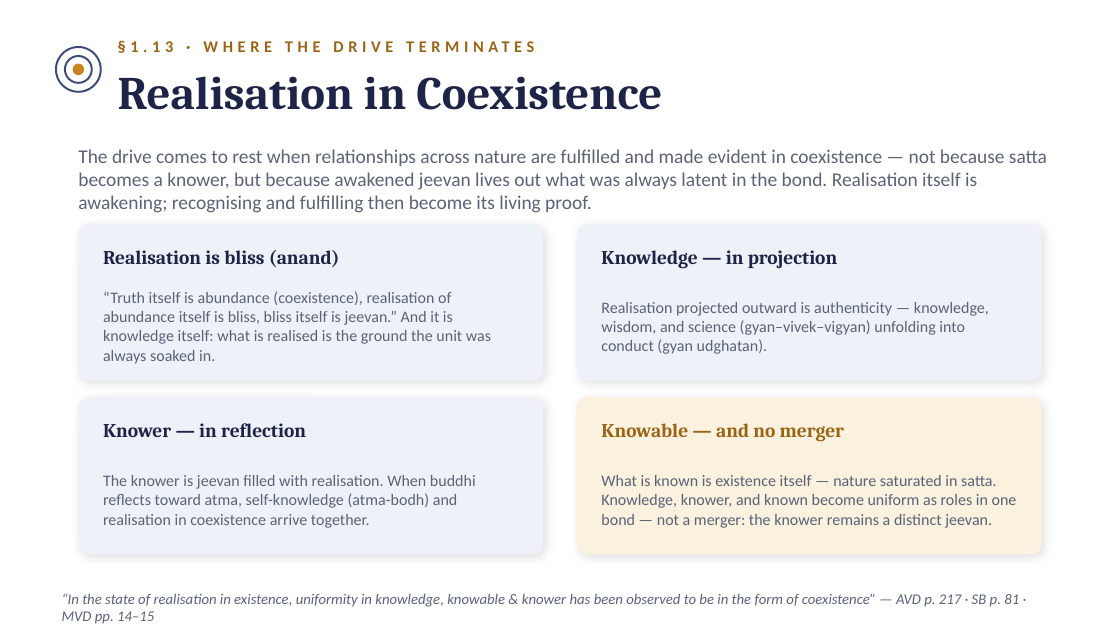
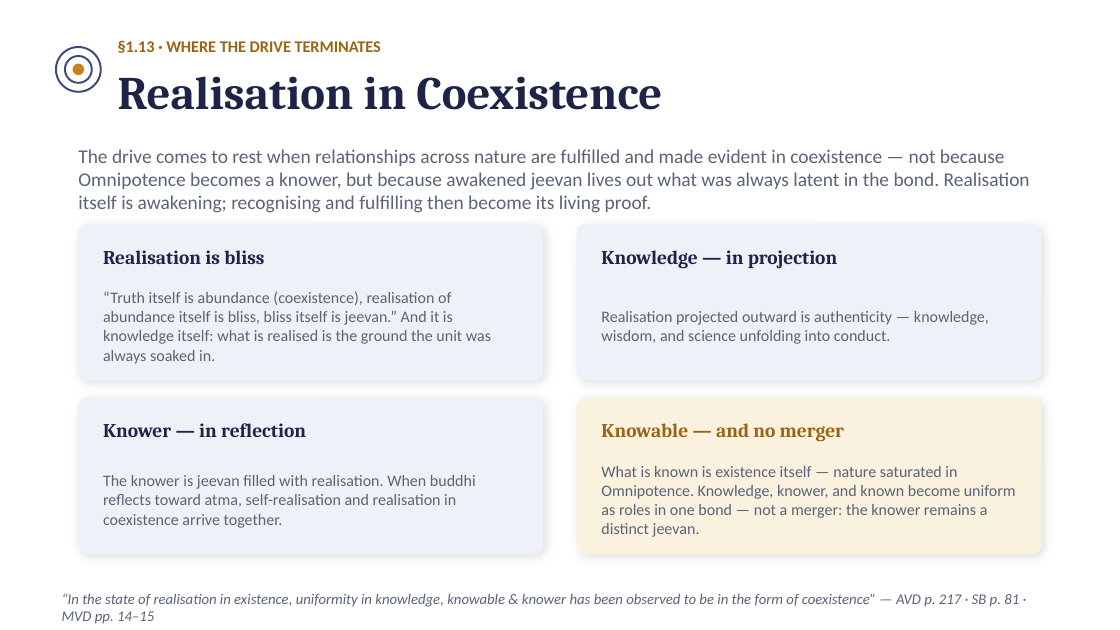
Before and after one commit to raghavamohan/AnalyticMadhyasthDarshan, a slide deck: slide 17 of Studies/The-Ontology-of-Coexistence/The-Ontology-of-Existence-Madhyasth-Darshan.pptx (slide 16 before the commit). Drawn at 1120x630 pixels with LibreOffice and Linux fonts; fonts in the diff are those of the drawing. Boxes give left, top, right and bottom in pixels: in the first picture for what was removed or moved away, otherwise in the second. Text is boxed around its words. In the diff, an @@ line names an element or a change of style, - is before the commit and + after.

```diff
--- a/Studies/The-Ontology-of-Coexistence/The-Ontology-of-Existence-Madhyasth-Darshan.pptx
+++ b/Studies/The-Ontology-of-Coexistence/The-Ontology-of-Existence-Madhyasth-Darshan.pptx
@@ text "§1.13 · WHERE THE DRIVE ..." at <box>118,40,381,53</box>: letter spacing 3 to 0 pt @@
@@ text at <box>78,149,1030,213</box>: text changed @@
-The drive comes to rest when relationships across nature are fulfilled and made evident in coexistence — not because satta becomes a knower, but because awakened jeevan lives out what was always latent in the bond. Realisation itself is awakening; recognising and fulfilling then become its living proof.
+The drive comes to rest when relationships across nature are fulfilled and made evident in coexistence — not because Omnipotence becomes a knower, but because awakened jeevan lives out what was always latent in the bond. Realisation itself is awakening; recognising and fulfilling then become its living proof.
@@ text at <box>103,250,264,264</box>: text changed @@
-Realisation is bliss (anand)
+Realisation is bliss
@@ text at <box>601,311,989,344</box>: text changed @@
-Realisation projected outward is authenticity — knowledge, wisdom, and science (gyan–vivek–vigyan) unfolding into conduct (gyan udghatan).
+Realisation projected outward is authenticity — knowledge, wisdom, and science unfolding into conduct.
@@ text at <box>103,475,476,528</box>: text changed @@
-The knower is jeevan filled with realisation. When buddhi reflects toward atma, self-knowledge (atma-bodh) and realisation in coexistence arrive together.
+The knower is jeevan filled with realisation. When buddhi reflects toward atma, self-realisation and realisation in coexistence arrive together.
@@ text at <box>601,466,1016,537</box>: text changed @@
-What is known is existence itself — nature saturated in satta. Knowledge, knower, and known become uniform as roles in one bond — not a merger: the knower remains a distinct jeevan.
+What is known is existence itself — nature saturated in Omnipotence. Knowledge, knower, and known become uniform as roles in one bond — not a merger: the knower remains a distinct jeevan.
```
Also in this commit, not shown: 18 other slides changed, 1 slide added.
